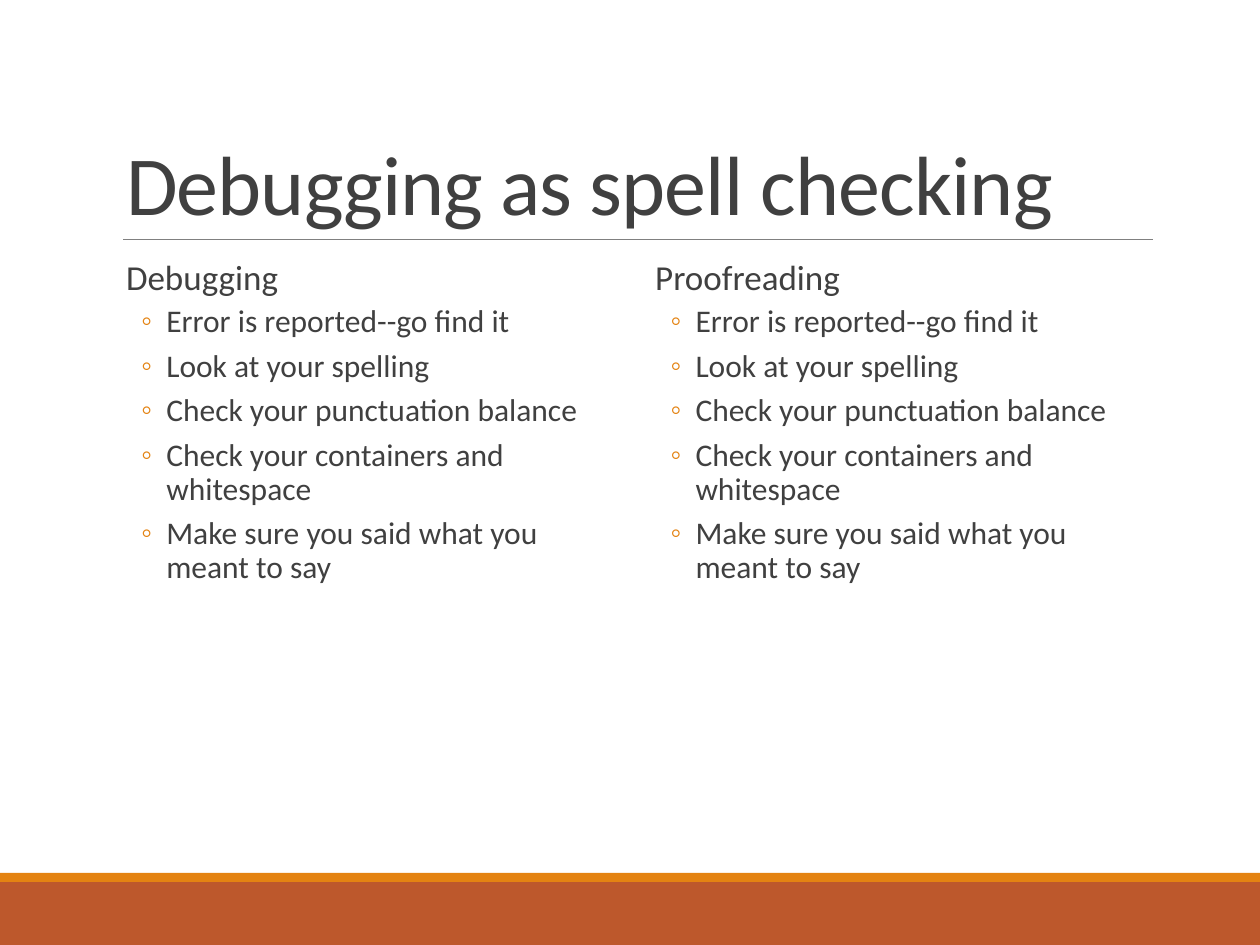
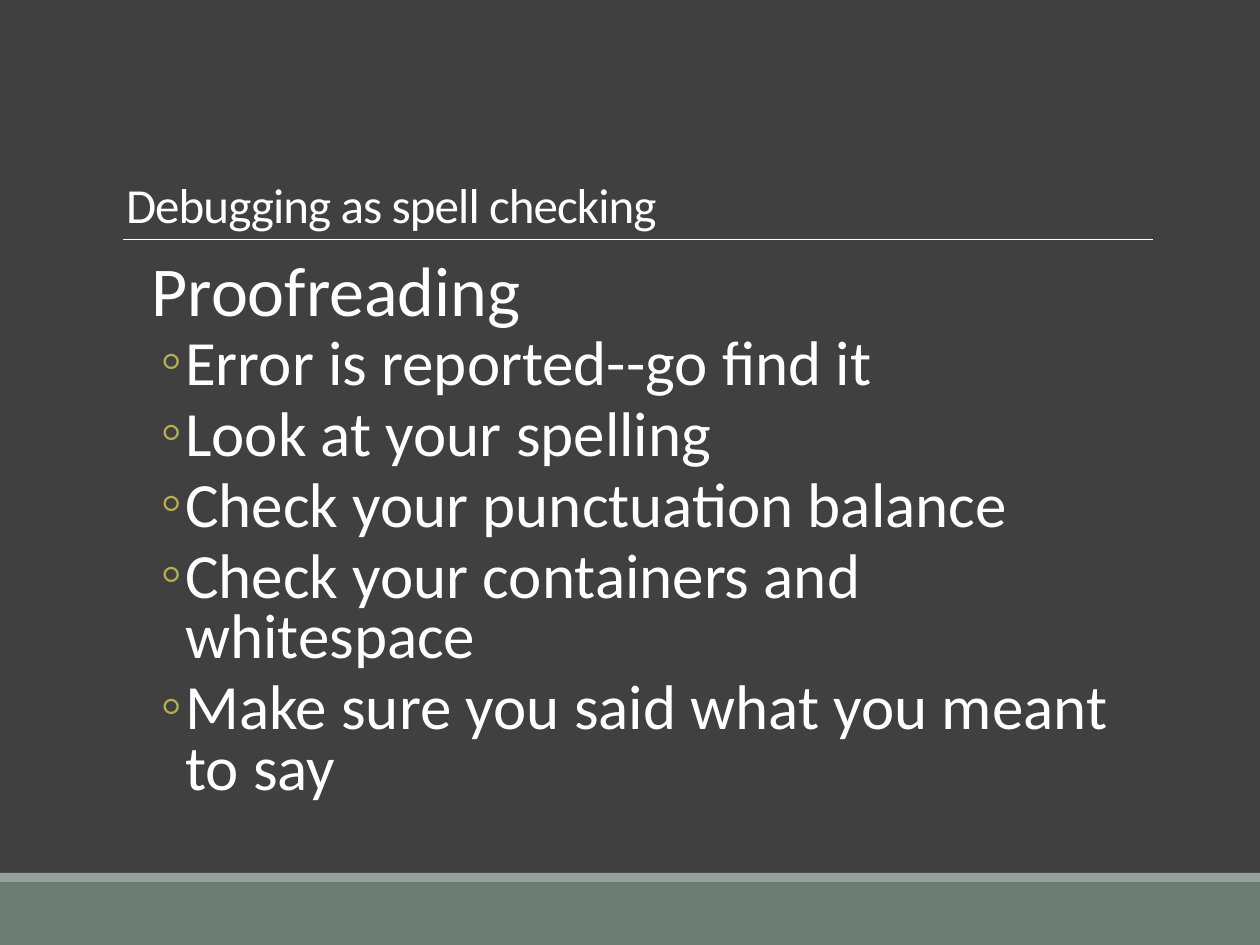
Before and after one commit to elliewix/IS-452-Spring2019, a slide deck: slide 34 of SUMMER2018-Lectures/IS452Fall2017Week01.pptx (slide 32 before the commit). Drawn at 1260x945 pixels with LibreOffice and Linux fonts; fonts in the diff are those of the drawing. Boxes give left, top, right and bottom in pixels: in the first picture for what was removed or moved away, otherwise in the second. Text is boxed around its words. In the diff, an @@ line names an element or a change of style, - is before the commit and + after.

```diff
--- a/SUMMER2018-Lectures/IS452Fall2017Week01.pptx
+++ b/SUMMER2018-Lectures/IS452Fall2017Week01.pptx
@@ background #FFFFFF to #404040 @@
@@ title "Debugging as spell checking" at (126, 189, 656, 232): size 48 to 28 pt, text colour #404040 to #FFFFFF @@
@@ line (123, 239) - (1153, 239): stroke #808080 0.5 pt to #FFFFFF 0.5 pt @@
@@ text removed at (126, 265, 577, 583) @@
-  Debugging
-  ◦ Error is reported--go find it
-  ◦ Look at your spelling
-  ◦ Check your punctuation balance
-  ◦ Check your containers and whitespace
-  ◦ Make sure you said what you meant to say
@@ text "Proofreading": place and size @@
-text "Proofreading" at (655, 265, 1106, 583)
+text "Proofreading" at (152, 267, 1107, 800)
@@ text "Proofreading" at (152, 267, 1107, 800): size 20 to 40 pt in "Proofreading"; text colour #404040 to #FFFFFF, size 18 to 36 pt; line spacing 0.9 to 0.8; bullet colour #E48312 to #B5AE53 @@
@@ rectangle at (0, 882, 1260, 945): fill #BD582C to #6B7D72 @@
@@ rectangle at (0, 873, 1260, 882): fill #E48312 to #93A299 @@
```
Also in this commit, not shown: 41 other slides changed, 2 slides added, 1 other file.
